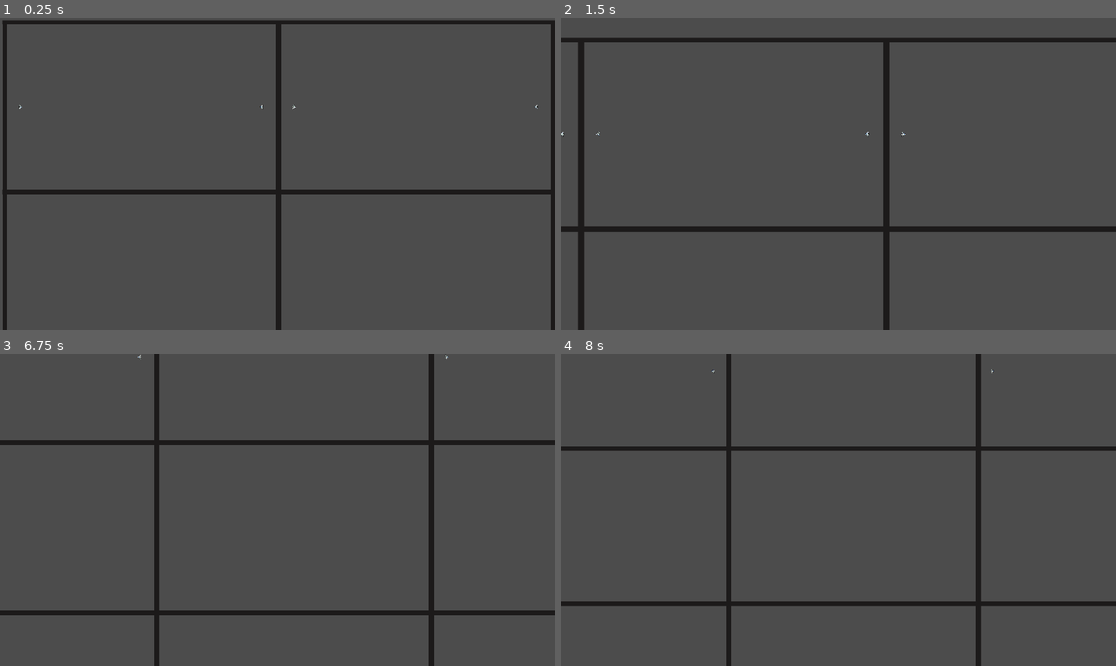
Above: before the commit, frames 1-4 (two rows, left to right).
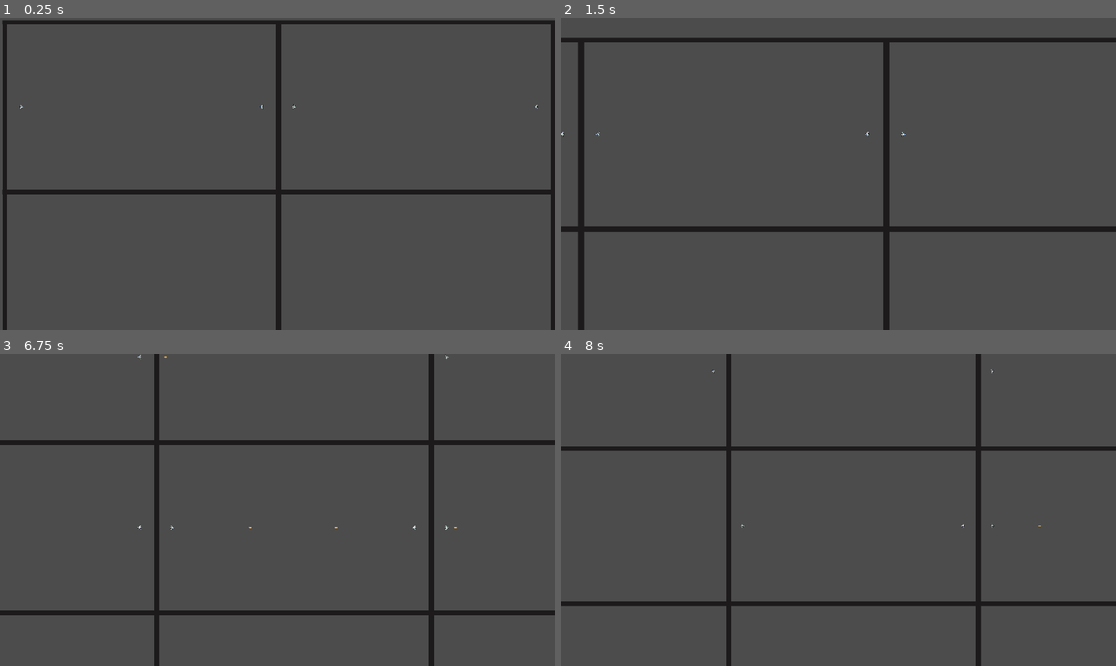
Above: after the commit, the same moments.

Repository: a0x77ry/plasmata
Game: Godot game, scene res://games/combat-game/simple-combat-level/simple-combat-level.tscn
Same seed, same stepped clock (60 frames per second), same inputs: the game is played once before the commit and once after it. This scene is started directly instead of the project's main scene.
Inputs (mouse positions are in pixels of both pictures, inside the frame that each line leads up to):
- Up to frame 1 (0.25 s): no input
- Up to frame 2 (1.5 s): tap Enter (ui_accept) at 0.5, 0.77 s; move the mouse to (960, 158) at 0.52 s; press the mouse at (960, 158) at 0.53 s; move the mouse to (727, 189) at 1.27 s; release the mouse at (727, 189) at 1.28 s; tap Mouse wheel up (zoom_in) at 1.35 s
- Up to frame 3 (6.75 s): tap Enter (ui_accept) at 1.52, 2, 2.75, 3.02, 3.5, 3.77, 5, 5.27, 5.75 s; move the mouse to (333, 441) at 2.02 s; hold Mouse wheel down (zoom_out) 2.03-2.78 s; move the mouse to (249, 572) at 2.77 s; click (249, 572) at 2.85 s; move the mouse to (444, 556) at 3.52 s; hold Mouse wheel up (zoom_in) 3.53-4.25 s; tap Escape (pause) at 4.15 s; click "Restart" at 4.25 s; move the mouse to (111, 463) at 5.02 s; tap Mouse wheel down (zoom_out) at 5.1 s; move the mouse to (305, 510) at 5.77 s; press the mouse at (305, 510) at 5.78 s; move the mouse to (194, 432) at 6.52 s; release the mouse at (194, 432) at 6.53 s; tap Mouse wheel up (zoom_in) at 6.6 s
- Up to frame 4 (8 s): tap Enter (ui_accept) at 6.77, 7.52 s; move the mouse to (960, 494) at 7.27 s; hold Mouse wheel down (zoom_out) from 7.28 s (still down)

The runs differ from the first frame. In frame 1, less than 0.1% of the frame differs, in the area x 3-54%, y 27-30%; in frame 2, less than 0.1%; in frame 3, less than 0.1%, in the area x 24-83%, y 0-57%; in frame 4, less than 0.1%.
Error before the commit: Invalid get index 'genome' (on base: 'Dictionary'). (res://games/combat-game/simple-combat-level/simple-combat-level.gd:316)

Commit message:
- time_scale to 2 - Fix new agent spawned: use the add_agent function of the battle cage - Start death timer when creating new agents - Non cumulative fitness - Each agent of the battle will have different parents if possible

Diff:
--- a/games/combat-game/battle-cage.gd
+++ b/games/combat-game/battle-cage.gd
@@ -108,7 +108,7 @@
 func _on_agent_death(side):
   var winner_genome
   assert(side != null)
-  if !is_instance_valid(agent_left) && !is_instance_valid(agent_right):
+  if (!is_instance_valid(agent_left) && !is_instance_valid(agent_right)):
     emit_signal("battle_draw", game.genome_duplicate(genome_left_copy), game.genome_duplicate(genome_right_copy))
     clean_cage()
     return
@@ -124,7 +124,7 @@
 func _on_DeathTimer_timeout():
   var left_alive = is_instance_valid(agent_left)
   var right_alive = is_instance_valid(agent_right)
-  if left_alive && right_alive:
+  if left_alive && right_alive:# && genome_left_copy != null && genome_right_copy != null:
     emit_signal("battle_draw", game.genome_duplicate(genome_left_copy), game.genome_duplicate(genome_right_copy))
   elif left_alive:
     emit_signal("battle_won", game.genome_duplicate(genome_left_copy))
--- a/games/combat-game/combat-game.gd
+++ b/games/combat-game/combat-game.gd
@@ -3,8 +3,8 @@
 const WINNING_FITNESS_POINTS := 3.0
 const DRAW_FITNESS_POINTS := 1.0
 # const AGENT_QUEUE_LIMIT = 150
-const GENOME_QUEUE_LIMIT = 150
-const TOTAL_QUEUE_CHILDREN = GENOME_QUEUE_LIMIT * 2
+const GENOME_QUEUE_LIMIT = 400
+const TOTAL_QUEUE_CHILDREN = GENOME_QUEUE_LIMIT# * 8
 
 export(PackedScene) var BattleCage
 
@@ -24,12 +24,15 @@
 var genome_queue := [] # example: [{"genome": gen01, "children_spawned": 5}]
 
 var is_dragging: bool = false
+var combat_time_scale = 2.0
 
 
 func _ready():
   random.randomize()
   initialize_cages()
   init_population()
+  set_time_scale(combat_time_scale)
+  unpaused_time_scale = combat_time_scale
 
 
 func _physics_process(_delta):
@@ -151,24 +154,26 @@
   new_agent.position = get_initial_pos(b_cage, side)
   new_agent.rotation = get_initial_rot(side)
 
-  if side == Main.Side.LEFT:
-    b_cage.agent_left = new_agent
-  elif side == Main.Side.RIGHT:
-    b_cage.agent_right = new_agent
-  b_cage.has_active_battle = true
+  # if side == Main.Side.LEFT:
+  #   b_cage.agent_left = new_agent
+  # elif side == Main.Side.RIGHT:
+  #   b_cage.agent_right = new_agent
+  # b_cage.has_active_battle = true
 
   new_agent.battle_cage = b_cage
   new_agent.side = side
   new_agent.population = population
   new_agent.nn_activated_inputs = input_names.duplicate()
   new_agent.genome = geno
-  new_agent.current_fitness = geno.fitness
+  b_cage.add_agent(new_agent)
+  # new_agent.current_fitness = geno.fitness
   new_agent.game = self
   new_agent.add_to_group("agents")
   increment_agent_population()
   new_agent.connect("agent_removed", self, "decrement_agent_population")
   new_agent.connect("agent_killed", b_cage, "_on_agent_death")
   # print("New agent fitness: %s" % new_agent.current_fitness)
+  b_cage.death_timer.start()
   agents_node.call_deferred("add_child", new_agent)
 
 
@@ -265,17 +270,46 @@
 
 # Determines the maximum number of children a genome in the queue can have
 func calc_children_number_and_relative_fitness(genome_index: int) -> Dictionary:
-  var total_fitness := 0
+  # var total_fitness := 0.0
+  var min_fitness: float = INF
+  var max_fitness := 0.0
   for gen_dict in genome_queue:
-    total_fitness += gen_dict["genome"].fitness
-  var relative_fitness = genome_queue[genome_index]["genome"].fitness / total_fitness
-  var children_number = int(round(relative_fitness * TOTAL_QUEUE_CHILDREN))
-  var dict = {"children_number": children_number, "relavive_fitness": relative_fitness}
+    var gen_fitness = gen_dict["genome"].fitness
+    if gen_fitness < min_fitness:
+      min_fitness = gen_fitness
+    if gen_fitness > max_fitness:
+      max_fitness = gen_fitness
+    # total_fitness += gen_dict["genome"].fitness
+  var fitness_range = max(max_fitness - min_fitness, 0.0001)
+  # print(fitness_range)
+  # var relative_fitness = genome_queue[genome_index]["genome"].fitness / total_fitness
+  var relative_fitness = max((genome_queue[genome_index]["genome"].fitness - min_fitness), 0.0001) / fitness_range
+  # print(relative_fitness)
+  # var children_number = max(int(round(relative_fitness * TOTAL_QUEUE_CHILDREN)), 1)
+  var children_number = int(round(relative_fitness * 10))
+  # print(children_number)
+  var dict = {"children_number": children_number, "relative_fitness": relative_fitness}
   return dict
 
 
+func calc_children_number_and_relative_fitness_non_cumulative(genome_index: int) -> Dictionary:
+  var win_num
+  var draw_num
+  if genome_queue.size() < 200:
+    win_num = 5
+    draw_num = 2
+  else:
+    win_num = 2
+    draw_num = 1
+  if genome_queue[genome_index]["genome"].fitness == 3:
+    return {"children_number": win_num, "relative_fitness": 0.2}
+  else:
+    return {"children_number": draw_num, "relative_fitness": 0.1}
+
+
 func _on_battle_won(winner_genome):
-  winner_genome.fitness += WINNING_FITNESS_POINTS
+  # winner_genome.fitness += WINNING_FITNESS_POINTS
+  winner_genome.fitness = WINNING_FITNESS_POINTS
   queue_or_dissolve(winner_genome)
 
   # if genome_queue.size() < GENOME_QUEUE_LIMIT:
@@ -285,8 +319,10 @@
 
 
 func _on_battle_draw(left_genome, right_genome):
-  left_genome.fitness += DRAW_FITNESS_POINTS
-  right_genome.fitness += DRAW_FITNESS_POINTS
+  # left_genome.fitness += DRAW_FITNESS_POINTS
+  # right_genome.fitness += DRAW_FITNESS_POINTS
+  left_genome.fitness = DRAW_FITNESS_POINTS
+  right_genome.fitness = DRAW_FITNESS_POINTS
   queue_or_dissolve(left_genome)
   queue_or_dissolve(right_genome)
 
@@ -296,23 +332,80 @@
 
 
 func _on_CageFillTimer_timeout():
-  if available_cages.size() > 0 && genome_queue.size() > 0:
+  if get_active_agents().size() > Main.AGENT_LIMIT:
+    return
+  if available_cages.size() > 0 && genome_queue.size() >= 1:
     var cage = available_cages.pop_front()
-
     # use this if more that two agents appear in a cage
     while cage.has_active_battle:
       cage = available_cages.pop_front()
 
     # determine main and mate genomes
-    var main_genome: Genome
-    var mate_genome: Genome
-    for i in genome_queue.size() - 1:
-      var gendict = calc_children_number_and_relative_fitness(i)
+    for leftright in 2:
+      var main_genome: Genome
+      var mate_genome: Genome
+      var original_gene_trasfer: bool = false
+      if genome_queue.size() == 1:
+        main_genome = genome_duplicate(genome_queue[0]["genome"])
+        mate_genome = genome_duplicate(genome_queue[0]["genome"])
+        genome_queue[0]["children_spawned"] += 2
+      else:
+        var queue_size = genome_queue.size() # because it could change while searching
+        # var removed_counter := 0
+        while main_genome == null || mate_genome == null:
+          if genome_queue.size() == 0:
+           return
+          for i in queue_size:
+            # if i > queue_size - 1 - removed_counter:
+            #   break
+            # var gendict = calc_children_number_and_relative_fitness_non_cumulative(i)
+            # if genome_queue[i]["children_spawned"] >= gendict["children_number"]:
+            #   genome_queue.remove(i)
+            #   removed_counter += 1
+            # else:
+            var gendict = calc_children_number_and_relative_fitness_non_cumulative(i)
+            if random.randf() < gendict["relative_fitness"]:
+              if main_genome == null:
+                main_genome = genome_duplicate(genome_queue[i]["genome"])
+                if (i % 3) == 0:
+                  original_gene_trasfer = true
+                else:
+                  original_gene_trasfer = false
+                genome_queue[i]["children_spawned"] += 1
+              elif mate_genome == null:
+                mate_genome = genome_duplicate(genome_queue[i]["genome"])
+                var mate_children_num: int
+                if original_gene_trasfer:
+                  mate_children_num = 0
+                else:
+                  mate_children_num = 1
+                genome_queue[i]["children_spawned"] += mate_children_num
+
+      var current_side
+      if leftright == 0:
+        current_side = Main.Side.LEFT
+      else:
+        current_side = Main.Side.RIGHT
+      if original_gene_trasfer:
+        spawn_new_agent(cage, current_side, main_genome)
+      else:
+        spawn_new_agent(cage, current_side, get_alter_genome(main_genome, mate_genome))
+      # if original_gene_trasfer:
+      #   spawn_new_agent(cage, Main.Side.LEFT, main_genome)
+      # else:
+      #   spawn_new_agent(cage, Main.Side.LEFT, get_alter_genome(main_genome, mate_genome))
+      # spawn_new_agent(cage, Main.Side.RIGHT, get_alter_genome(main_genome, mate_genome))
+
+    var queue_size = genome_queue.size()
+    var removed_counter := 0
+    for i in queue_size:
+      if i > queue_size - 1 - removed_counter:
+        break
+      var gendict = calc_children_number_and_relative_fitness_non_cumulative(i)
       if genome_queue[i]["children_spawned"] >= gendict["children_number"]:
         genome_queue.remove(i)
-      else:
-        if random.randf() < (1.0 / genome_queue.size()):
-          if main_genome == null:
-            main_genome = gendict["genome"]
-          elif mate_genome == null:
-            mate_genome = gendict["genome"]
+        removed_counter += 1
+
+    for av_cage in available_cages:
+      if av_cage.agent_left != null || av_cage.agent_right != null:
+        available_cages.erase(av_cage)
--- a/games/combat-game/simple-combat-level/simple-combat-level.tscn
+++ b/games/combat-game/simple-combat-level/simple-combat-level.tscn
@@ -58,4 +58,7 @@
 margin_bottom = 23.0
 custom_fonts/font = SubResource( 12 )
 
+[node name="CageFillTimer" parent="." index="4"]
+wait_time = 0.8
+
 [editable path="UI/SaveUI"]
